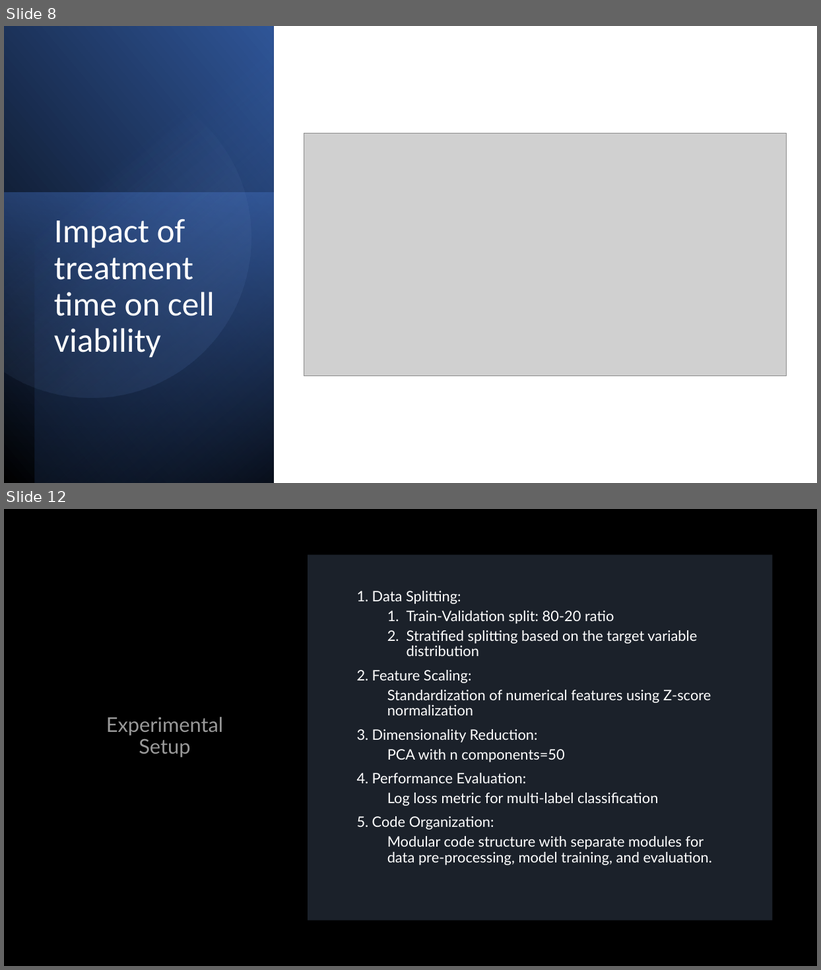
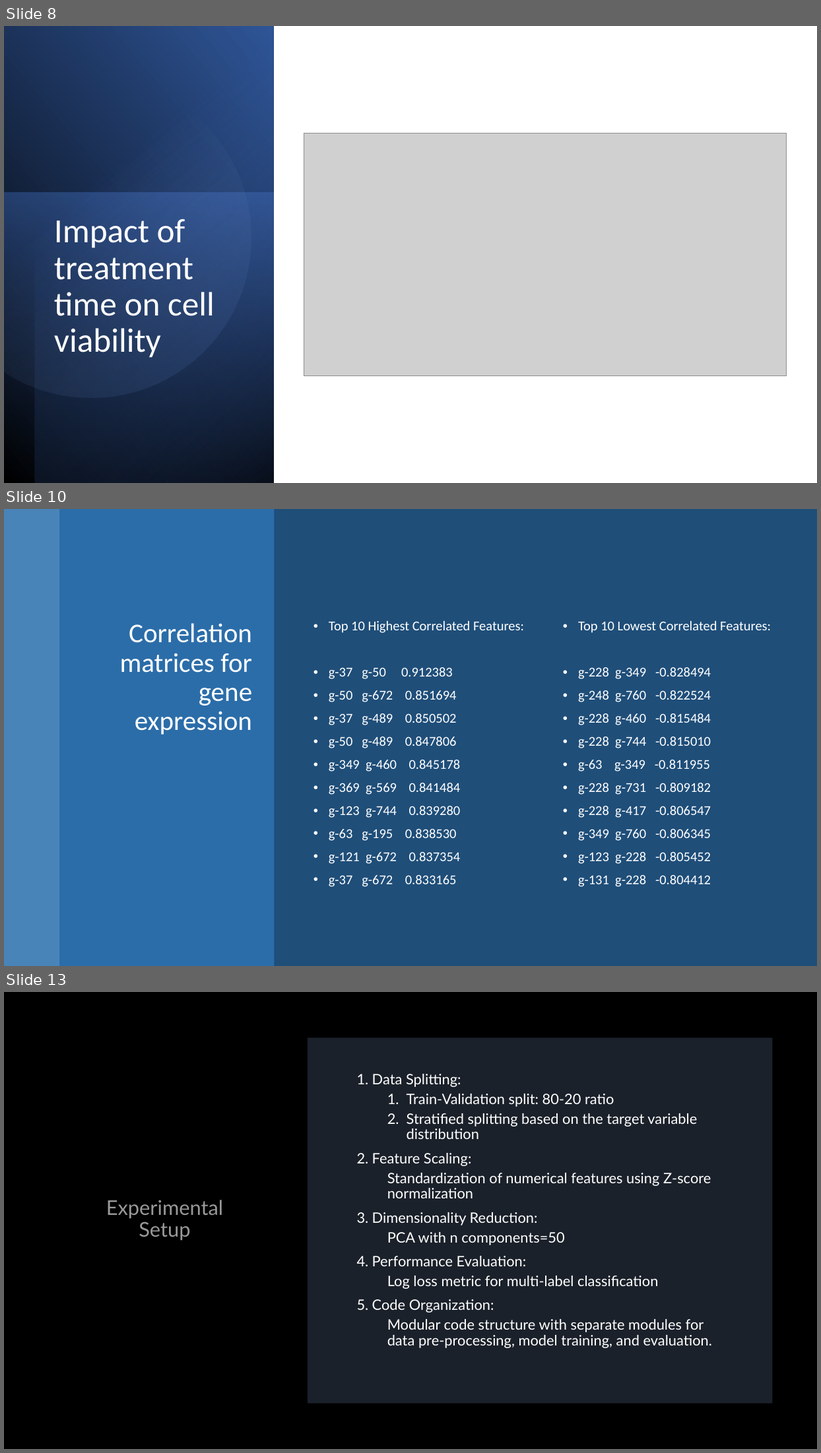
Before and after one commit to sanchitvj/Final-project-Group4, a slide deck: Final-Group-Presentation/MoA_ML_Project.pptx. Shown one above the other, each under a label of ours: slides 8 and 12 before the commit, slides 8, 10 and 13 after it; the slides between them are not shown. The pictures are 821x970 and 821x1453 pixels, drawn with LibreOffice and Linux fonts; fonts in the diff are those of the drawing; grey boxes stand for pictures. Boxes give left, top, right and bottom in pixels: in the first picture for what was removed or moved away, otherwise in the second. Text is boxed around its words. In the diff, an @@ line names an element or a change of style, - is before the commit and + after.

```diff
--- a/Final-Group-Presentation/MoA_ML_Project.pptx
+++ b/Final-Group-Presentation/MoA_ML_Project.pptx
@@ slide 10 added at [4, 509, 817, 966], background #1F4E79 @@
@@ rectangle added at [4, 509, 59, 966], fill #5B9BD5 at 70% opacity @@
@@ rectangle added at [59, 509, 274, 966], fill #2E75B6 at 80% opacity @@
@@ title added at [120, 623, 252, 735], 32 pt, text #FFFFFF @@
+Correlation matrices for gene expression
@@ text added at [329, 621, 524, 887], 16 pt, text #FFFFFF @@
+• Top 10 Highest Correlated Features:
+• g-37 g-50 0.912383
+• g-50 g-672 0.851694
+• g-37 g-489 0.850502
+• g-50 g-489 0.847806
+• g-349 g-460 0.845178
+• g-369 g-569 0.841484
+• g-123 g-744 0.839280
+• g-63 g-195 0.838530
+• g-121 g-672 0.837354
+• g-37 g-672 0.833165
@@ text added at [578, 621, 771, 887], 16 pt, text #FFFFFF @@
+• Top 10 Lowest Correlated Features:
+• g-228 g-349 -0.828494
+• g-248 g-760 -0.822524
+• g-228 g-460 -0.815484
+• g-228 g-744 -0.815010
+• g-63 g-349 -0.811955
+• g-228 g-731 -0.809182
+• g-228 g-417 -0.806547
+• g-349 g-760 -0.806345
+• g-123 g-228 -0.805452
+• g-131 g-228 -0.804412
@@ what was slide 12 is now slide 13 @@
```
Also in this commit, not shown: 1 slide changed, 1 other slide added, 1 slide removed.
